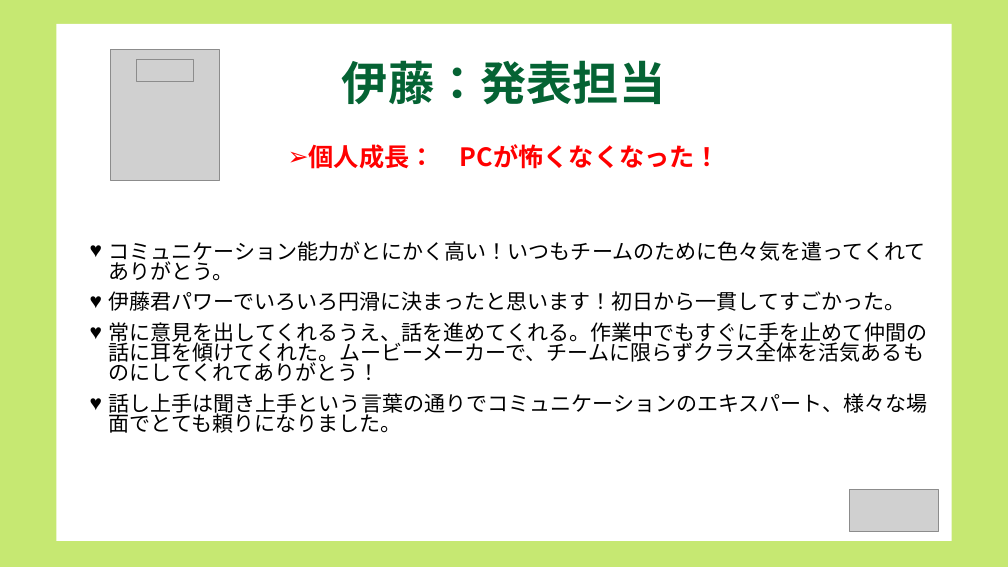
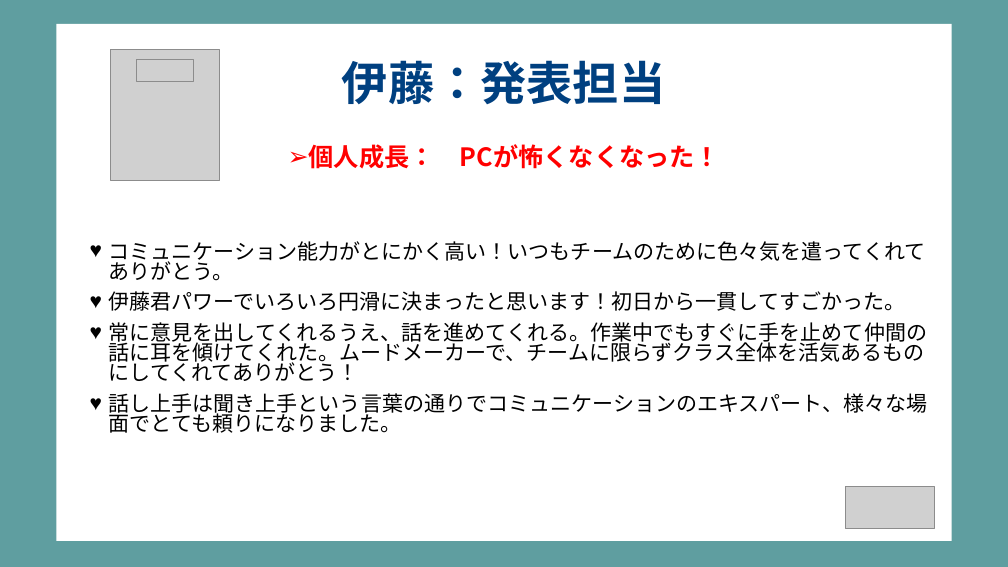
Before and after one commit to dojo2022/B-3, a slide deck: slide 15 of doc/B-3_配布資料/B3炙りえんがわ_成果発表会資料.pptx. Drawn at 1008x567 pixels with LibreOffice and Linux fonts; fonts in the diff are those of the drawing; grey boxes stand for pictures. Boxes give left, top, right and bottom in pixels: in the first picture for what was removed or moved away, otherwise in the second. Text is boxed around its words. In the diff, an @@ line names an element or a change of style, - is before the commit and + after.

```diff
--- a/doc/B-3_配布資料/B3炙りえんがわ_成果発表会資料.pptx
+++ b/doc/B-3_配布資料/B3炙りえんがわ_成果発表会資料.pptx
@@ background #C6E872 to #5F9EA0 @@
@@ title "伊藤：発表担当" at (342, 60, 665, 104): text colour #056334 to #004080 @@
@@ text at (109, 322, 927, 381): text changed @@
-♥ 常に意見を出してくれるうえ、話を進めてくれる。作業中でもすぐに手を止めて仲間の話に耳を傾けてくれた。ムービーメーカーで、チームに限らずクラス全体を活気あるものにしてくれてありがとう！
+♥ 常に意見を出してくれるうえ、話を進めてくれる。作業中でもすぐに手を止めて仲間の話に耳を傾けてくれた。ムードメーカーで、チームに限らずクラス全体を活気あるものにしてくれてありがとう！
@@ picture: place and size @@
-picture at (849, 489, 938, 531)
+picture at (845, 487, 935, 529)
```
Also in this commit, not shown: 19 other slides changed.
